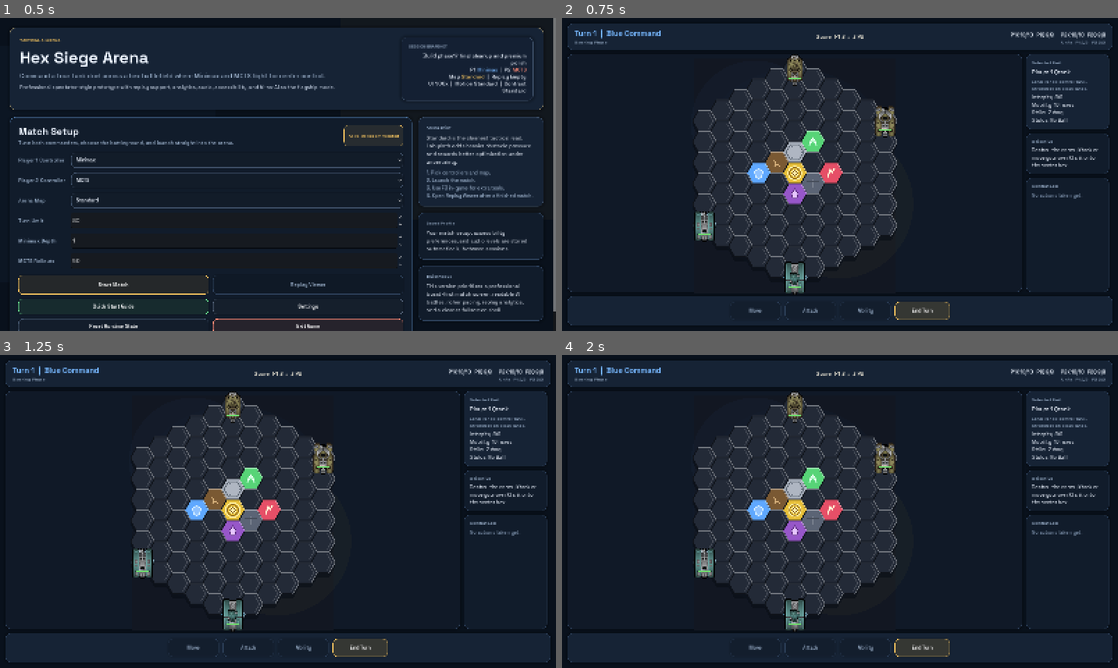
Above: before the commit, frames 1-4 (two rows, left to right).
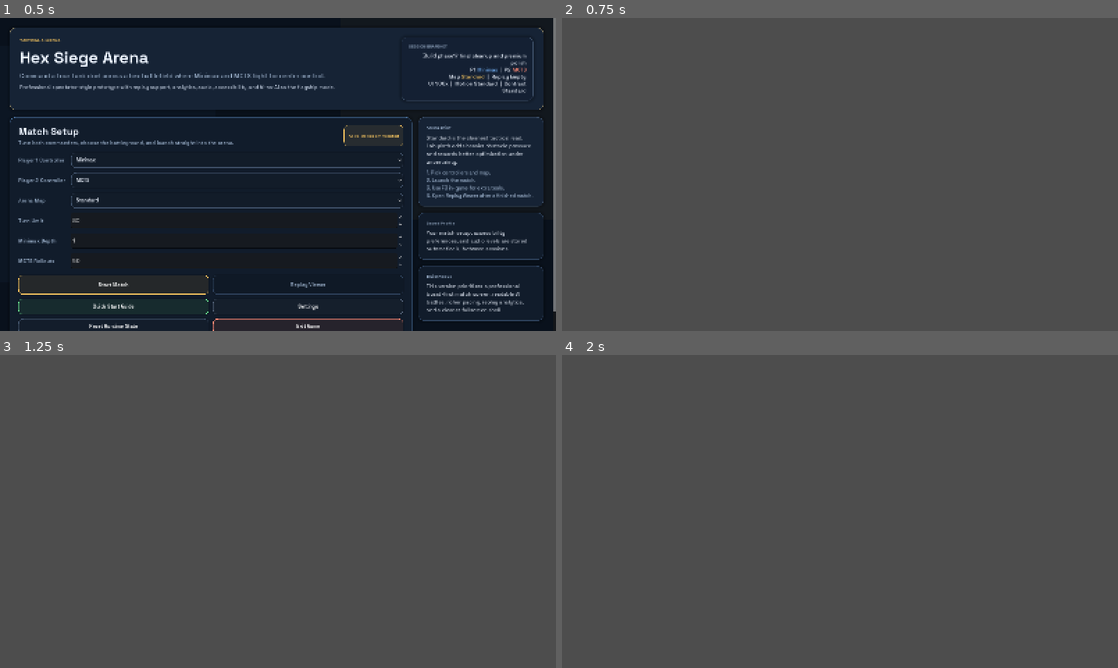
Above: after the commit, the same moments.

Repository: Arvi-Saleque/Hex-Siege-Arena
Game: Godot game, scene res://scenes/boot/boot.tscn
Two runs of this game, one before a commit and one after it. Both use one fixed random seed, a clock stepped at 60 frames per second and the inputs below. Sound files missing from this copy of the repository are replaced by a short silence.
Inputs (mouse positions are in pixels of both pictures, inside the frame that each line leads up to):
- Up to frame 1 (0.5 s): no input
- Up to frame 2 (0.75 s): click "Start Match" at 0.5 s
- Up to frame 3 (1.25 s): no input
- Up to frame 4 (2 s): click (923, 649) at 1.25 s, where only the run before the commit has a clickable "End Turn"

Frame 1 is identical in both runs. In frame 2, 98% of the frame differs, in the area x 0-100%, y 0-100%; in frame 3, 98%; in frame 4, 98%.
Error after the commit: Parse Error: Preload file "res://assets/ui/fonts/inter-regular.ttf" does not exist. (res://scripts/ui/match_root.gd:6)

Commit message:
ui: skin match hud with exported sci-fi assets

Diff:
--- a/scripts/ui/match_root.gd
+++ b/scripts/ui/match_root.gd
@@ -3,10 +3,18 @@
 const MENU_SCENE := "res://scenes/menu/main_menu.tscn"
 const AUTOPLAY_SPEED_LABELS := ["Slow", "Normal", "Fast"]
 const AUTOPLAY_SPEED_SECONDS := [0.9, 0.45, 0.15]
-const FONT_REGULAR := preload("res://assets/fonts/space_grotesk/SpaceGrotesk-Regular.ttf")
-const FONT_MEDIUM := preload("res://assets/fonts/space_grotesk/SpaceGrotesk-Medium.ttf")
-const FONT_SEMIBOLD := preload("res://assets/fonts/space_grotesk/SpaceGrotesk-SemiBold.ttf")
-const FONT_BOLD := preload("res://assets/fonts/space_grotesk/SpaceGrotesk-Bold.ttf")
+const FONT_REGULAR := preload("res://assets/ui/fonts/inter-regular.ttf")
+const FONT_MEDIUM := preload("res://assets/ui/fonts/inter-medium.ttf")
+const FONT_SEMIBOLD := preload("res://assets/ui/fonts/rajdhani-semibold.ttf")
+const FONT_BOLD := preload("res://assets/ui/fonts/rajdhani-bold.ttf")
+const TEXTURE_PANEL_MAIN := preload("res://assets/ui/exported/panel_main.png")
+const TEXTURE_BUTTON_PRIMARY := preload("res://assets/ui/exported/button_primary.png")
+const TEXTURE_BUTTON_PRIMARY_HOVER := preload("res://assets/ui/exported/button_primary_hover.png")
+const TEXTURE_BUTTON_PRIMARY_PRESSED := preload("res://assets/ui/exported/button_primary_pressed.png")
+const TEXTURE_BUTTON_EMPHASIS := preload("res://assets/ui/exported/button_emphasis.png")
+const TEXTURE_BUTTON_DISABLED := preload("res://assets/ui/exported/button_disabled.png")
+const TEXTURE_BADGE_SMALL := preload("res://assets/ui/exported/badge_small.png")
+const TEXTURE_DIVIDER := preload("res://assets/ui/exported/divider.png")
 const COLOR_BG := Color("09111c")
 const COLOR_SURFACE := Color("111c2b")
 const COLOR_SURFACE_ALT := Color("162335")
@@ -101,7 +109,7 @@
 	root_margin.add_child(root_layout)
 
 	var top_panel := _make_panel_card(COLOR_BORDER, COLOR_SURFACE_ALT)
-	top_panel.custom_minimum_size = Vector2(0, 74)
+	top_panel.custom_minimum_size = Vector2(0, 80)
 	root_layout.add_child(top_panel)
 	var top_margin := _wrap_panel_content(top_panel, 18, 12)
 	var top_bar := HBoxContainer.new()
@@ -120,7 +128,7 @@
 
 	_objective_label = Label.new()
 	_objective_label.add_theme_font_override("font", FONT_MEDIUM)
-	_objective_label.add_theme_font_size_override("font_size", 13)
+	_objective_label.add_theme_font_size_override("font_size", 14)
 	_objective_label.add_theme_color_override("font_color", COLOR_TEXT_MUTED)
 	top_left.add_child(_objective_label)
 
@@ -129,7 +137,7 @@
 	_score_label.vertical_alignment = VERTICAL_ALIGNMENT_CENTER
 	_score_label.custom_minimum_size = Vector2(180, 0)
 	_score_label.add_theme_font_override("font", FONT_SEMIBOLD)
-	_score_label.add_theme_font_size_override("font_size", 16)
+	_score_label.add_theme_font_size_override("font_size", 20)
 	_score_label.add_theme_color_override("font_color", Color("d7d3c6"))
 	top_bar.add_child(_score_label)
 
@@ -142,13 +150,13 @@
 	_hp_summary_label = Label.new()
 	_hp_summary_label.horizontal_alignment = HORIZONTAL_ALIGNMENT_RIGHT
 	_hp_summary_label.add_theme_font_override("font", FONT_SEMIBOLD)
-	_hp_summary_label.add_theme_font_size_override("font_size", 14)
+	_hp_summary_label.add_theme_font_size_override("font_size", 16)
 	top_right.add_child(_hp_summary_label)
 
 	_units_label = Label.new()
 	_units_label.horizontal_alignment = HORIZONTAL_ALIGNMENT_RIGHT
 	_units_label.add_theme_font_override("font", FONT_MEDIUM)
-	_units_label.add_theme_font_size_override("font_size", 13)
+	_units_label.add_theme_font_size_override("font_size", 14)
 	_units_label.add_theme_color_override("font_color", COLOR_TEXT_MUTED)
 	top_right.add_child(_units_label)
 
@@ -202,10 +210,11 @@
 
 	var selected_title := _make_section_title("Selected Unit")
 	info_layout.add_child(selected_title)
+	info_layout.add_child(_make_section_divider())
 
 	_selected_model_name_label = Label.new()
-	_selected_model_name_label.add_theme_font_override("font", FONT_SEMIBOLD)
-	_selected_model_name_label.add_theme_font_size_override("font_size", 16)
+	_selected_model_name_label.add_theme_font_override("font", FONT_BOLD)
+	_selected_model_name_label.add_theme_font_size_override("font_size", 20)
 	info_layout.add_child(_selected_model_name_label)
 
 	_selected_model_role_label = Label.new()
@@ -225,6 +234,7 @@
 	objective_layout.add_theme_constant_override("separation", 8)
 	objective_margin.add_child(objective_layout)
 	objective_layout.add_child(_make_section_title("Objective"))
+	objective_layout.add_child(_make_section_divider())
 	_preview_label = _make_body_label()
 	objective_layout.add_child(_preview_label)
 
@@ -236,7 +246,8 @@
 	log_layout.size_flags_vertical = Control.SIZE_EXPAND_FILL
 	log_layout.add_theme_constant_override("separation", 10)
 	log_margin.add_child(log_layout)
-	log_layout.add_child(_make_section_title("Combat Log"))
+	log_layout.add_child(_make_section_title("Recent Events"))
+	log_layout.add_child(_make_section_divider())
 
 	_event_log = RichTextLabel.new()
 	_event_log.size_flags_vertical = Control.SIZE_EXPAND_FILL
@@ -370,24 +381,24 @@
 	bottom_row.add_child(controls_row)
 
 	_move_button = _make_action_button("Move", COLOR_GREEN)
-	_move_button.custom_minimum_size = Vector2(146, 48)
+	_move_button.custom_minimum_size = Vector2(154, 52)
 	_move_button.pressed.connect(_on_move_mode_pressed)
 	_wire_button_audio(_move_button)
 	controls_row.add_child(_move_button)
 
 	_attack_button = _make_action_button("Attack", COLOR_ATTACK)
-	_attack_button.custom_minimum_size = Vector2(146, 48)
+	_attack_button.custom_minimum_size = Vector2(154, 52)
 	_attack_button.pressed.connect(_on_attack_mode_pressed)
 	_wire_button_audio(_attack_button)
 	controls_row.add_child(_attack_button)
 
 	_ability_button = _make_action_button("Ability", COLOR_GOLD)
-	_ability_button.custom_minimum_size = Vector2(146, 48)
+	_ability_button.custom_minimum_size = Vector2(154, 52)
 	_ability_button.disabled = true
 	controls_row.add_child(_ability_button)
 
 	_pass_button = _make_action_button("End Turn", COLOR_GOLD)
-	_pass_button.custom_minimum_size = Vector2(158, 48)
+	_pass_button.custom_minimum_size = Vector2(172, 52)
 	_pass_button.pressed.connect(_on_pass_pressed)
 	_wire_button_audio(_pass_button)
 	controls_row.add_child(_pass_button)
@@ -428,25 +439,14 @@
 	match_theme.set_color("default_color", "RichTextLabel", COLOR_TEXT)
 	match_theme.set_color("font_color", "RichTextLabel", COLOR_TEXT)
 
-	var item_list_style := StyleBoxFlat.new()
-	item_list_style.bg_color = COLOR_SURFACE
-	item_list_style.corner_radius_top_left = 12
-	item_list_style.corner_radius_top_right = 12
-	item_list_style.corner_radius_bottom_left = 12
-	item_list_style.corner_radius_bottom_right = 12
-	item_list_style.border_width_left = 1
-	item_list_style.border_width_top = 1
-	item_list_style.border_width_right = 1
-	item_list_style.border_width_bottom = 1
-	item_list_style.border_color = COLOR_BORDER
+	var item_list_style := _panel_style(COLOR_BORDER, COLOR_SURFACE) as StyleBoxTexture
 	item_list_style.content_margin_left = 10.0
 	item_list_style.content_margin_top = 8.0
 	item_list_style.content_margin_right = 10.0
 	item_list_style.content_margin_bottom = 8.0
 	match_theme.set_stylebox("panel", "ItemList", item_list_style)
 
-	var item_focus: StyleBoxFlat = item_list_style.duplicate() as StyleBoxFlat
-	item_focus.border_color = COLOR_GOLD
+	var item_focus: StyleBoxTexture = item_list_style.duplicate() as StyleBoxTexture
 	match_theme.set_stylebox("focus", "ItemList", item_focus)
 
 	return match_theme
@@ -468,80 +468,79 @@
 	return margin
 
 
-func _panel_style(accent_color: Color, fill_color: Color = COLOR_SURFACE) -> StyleBoxFlat:
-	var style := StyleBoxFlat.new()
-	style.bg_color = fill_color
-	style.corner_radius_top_left = 14
-	style.corner_radius_top_right = 14
-	style.corner_radius_bottom_left = 14
-	style.corner_radius_bottom_right = 14
-	style.border_width_left = 1
-	style.border_width_top = 1
-	style.border_width_right = 1
-	style.border_width_bottom = 1
-	style.border_color = accent_color.lerp(COLOR_BORDER, 0.56)
-	style.shadow_color = Color(0.0, 0.0, 0.0, 0.22)
-	style.shadow_size = 8
-	style.content_margin_left = 2.0
-	style.content_margin_top = 2.0
-	style.content_margin_right = 2.0
-	style.content_margin_bottom = 2.0
+func _panel_style(_accent_color: Color, _fill_color: Color = COLOR_SURFACE) -> StyleBoxTexture:
+	var style := StyleBoxTexture.new()
+	style.texture = TEXTURE_PANEL_MAIN
+	style.texture_margin_left = 26.0
+	style.texture_margin_top = 24.0
+	style.texture_margin_right = 26.0
+	style.texture_margin_bottom = 24.0
+	style.content_margin_left = 4.0
+	style.content_margin_top = 4.0
+	style.content_margin_right = 4.0
+	style.content_margin_bottom = 4.0
 	return style
 
 
 func _make_section_title(title_text: String) -> Label:
 	var label := Label.new()
-	label.text = title_text
+	label.text = title_text.to_upper()
 	label.add_theme_font_override("font", FONT_SEMIBOLD)
-	label.add_theme_font_size_override("font_size", 13)
-	label.add_theme_color_override("font_color", COLOR_TEXT_MUTED)
+	label.add_theme_font_size_override("font_size", 15)
+	label.add_theme_color_override("font_color", Color("9ec8ff"))
 	return label
+
+
+func _make_section_divider() -> TextureRect:
+	var divider := TextureRect.new()
+	divider.texture = TEXTURE_DIVIDER
+	divider.expand_mode = TextureRect.EXPAND_IGNORE_SIZE
+	divider.stretch_mode = TextureRect.STRETCH_SCALE
+	divider.custom_minimum_size = Vector2(0, 6)
+	divider.modulate = Color(0.72, 0.83, 1.0, 0.34)
+	return divider
 
 
 func _make_body_label() -> Label:
 	var label := Label.new()
 	label.autowrap_mode = TextServer.AUTOWRAP_WORD_SMART
 	label.add_theme_font_override("font", FONT_REGULAR)
-	label.add_theme_font_size_override("font_size", 14)
+	label.add_theme_font_size_override("font_size", 15)
 	label.add_theme_color_override("font_color", COLOR_TEXT)
 	return label
 
 
 func _make_action_button(text_value: String, accent_color: Color) -> Button:
 	var button := Button.new()
-	button.text = text_value
+	var use_emphasis := text_value == "End Turn"
+	button.text = text_value.to_upper()
 	button.custom_minimum_size = Vector2(0, 40)
 	button.size_flags_horizontal = Control.SIZE_EXPAND_FILL
 	button.focus_mode = Control.FOCUS_NONE
-	button.add_theme_stylebox_override("normal", _button_style(accent_color, 0.16))
-	button.add_theme_stylebox_override("hover", _button_style(accent_color, 0.24))
-	button.add_theme_stylebox_override("pressed", _button_style(accent_color, 0.31))
-	button.add_theme_stylebox_override("disabled", _button_style(COLOR_BORDER, 0.04))
+	button.add_theme_stylebox_override("normal", _button_style(TEXTURE_BUTTON_EMPHASIS if use_emphasis else TEXTURE_BUTTON_PRIMARY))
+	button.add_theme_stylebox_override("hover", _button_style(TEXTURE_BUTTON_PRIMARY_HOVER if not use_emphasis else TEXTURE_BUTTON_EMPHASIS))
+	button.add_theme_stylebox_override("pressed", _button_style(TEXTURE_BUTTON_PRIMARY_PRESSED if not use_emphasis else TEXTURE_BUTTON_EMPHASIS))
+	button.add_theme_stylebox_override("disabled", _button_style(TEXTURE_BUTTON_DISABLED))
 	button.add_theme_font_override("font", FONT_SEMIBOLD)
-	button.add_theme_font_size_override("font_size", 14)
-	button.add_theme_color_override("font_color", Color.WHITE)
+	button.add_theme_font_size_override("font_size", 18)
+	button.add_theme_color_override("font_color", accent_color.lightened(0.18) if not use_emphasis else Color("fff5d8"))
+	button.add_theme_color_override("font_hover_color", Color.WHITE)
+	button.add_theme_color_override("font_pressed_color", Color.WHITE)
 	button.add_theme_color_override("font_disabled_color", COLOR_TEXT_MUTED)
 	return button
 
 
-func _button_style(accent_color: Color, fill_alpha: float) -> StyleBoxFlat:
-	var style := StyleBoxFlat.new()
-	style.bg_color = Color(accent_color.r, accent_color.g, accent_color.b, fill_alpha)
-	style.corner_radius_top_left = 12
-	style.corner_radius_top_right = 12
-	style.corner_radius_bottom_left = 12
-	style.corner_radius_bottom_right = 12
-	style.border_width_left = 1
-	style.border_width_top = 1
-	style.border_width_right = 1
-	style.border_width_bottom = 1
-	style.border_color = accent_color
-	style.shadow_color = Color(0.0, 0.0, 0.0, 0.18)
-	style.shadow_size = 4
-	style.content_margin_left = 12.0
-	style.content_margin_top = 7.0
-	style.content_margin_right = 12.0
-	style.content_margin_bottom = 7.0
+func _button_style(texture: Texture2D) -> StyleBoxTexture:
+	var style := StyleBoxTexture.new()
+	style.texture = texture
+	style.texture_margin_left = 26.0
+	style.texture_margin_top = 24.0
+	style.texture_margin_right = 26.0
+	style.texture_margin_bottom = 24.0
+	style.content_margin_left = 20.0
+	style.content_margin_top = 10.0
+	style.content_margin_right = 20.0
+	style.content_margin_bottom = 10.0
 	return style
 
 
@@ -713,8 +712,8 @@
 		var events: Array = turn_data.get("events", [])
 		for event_line: Variant in events:
 			lines.append("[color=#5d6f88]T%d[/color] [color=#%s]%s[/color]" % [turn_data.get("turn", 0), player_color, str(event_line)])
-	if lines.size() > 12:
-		lines = lines.slice(lines.size() - 12, lines.size())
+	if lines.size() > 6:
+		lines = lines.slice(lines.size() - 6, lines.size())
 
 	_event_log.text = "\n".join(lines)
 
Binary file added: assets/ui/exported/badge_small.png
Binary file added: assets/ui/exported/button_disabled.png
Binary file added: assets/ui/exported/button_emphasis.png
Binary file added: assets/ui/exported/button_primary.png
Binary file added: assets/ui/exported/button_primary_hover.png
Binary file added: assets/ui/exported/button_primary_pressed.png
Binary file added: assets/ui/exported/divider.png
Binary file added: assets/ui/exported/panel_main.png
Not shown, added: assets/ui/kenney_base/License.txt
Binary file added: assets/ui/kenney_base/Preview.png
Binary file added: assets/ui/kenney_base/button_rectangle_depth_line.png
Not shown, added: assets/ui/kenney_scifi/License.txt
(and 12 more such lines)
